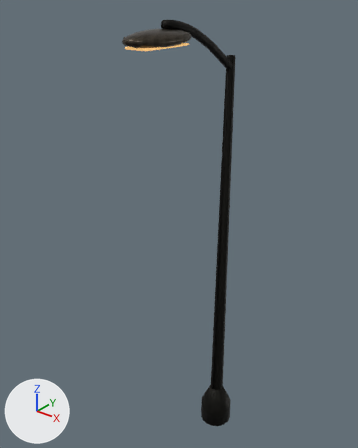
What one commit did to the glTF model examples/game-hanoi-city/assets/hq/street/den_duong_01_lod1.glb.
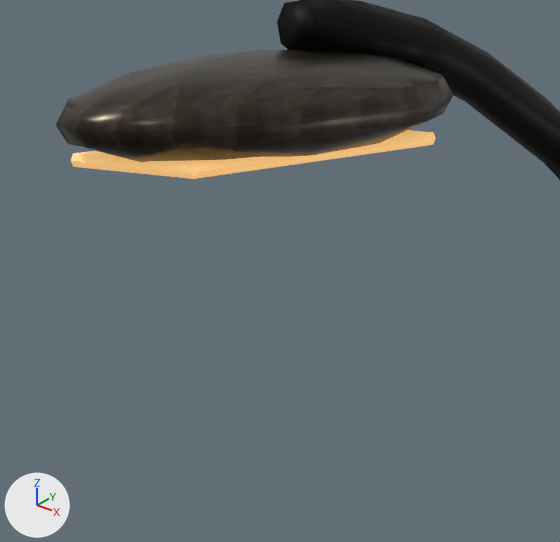
There are two pictures of each version: one whole from a 50 mm lens placed at (2.5, -3.85, 4.87), pointed at (-0.22, -0.46, 2.77), one close up on the part from 31% to 59% of the width and 4% to 26% of the height. Arrows for +X, +Y and +Z are at lower left; the lights stay in place. The first two pictures are the older version.

The first close-up shows 'den_duong_01.001'.
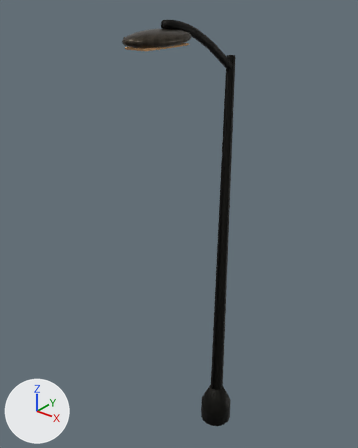
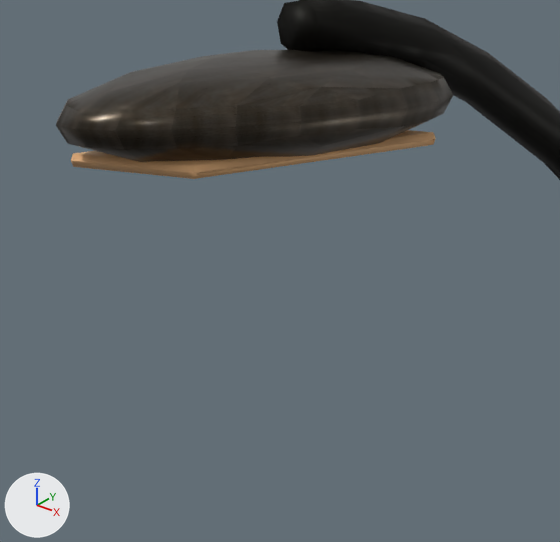
Pixel boxes [x1, y1, x2, y2] of what changed, in the close-ups (560 x 542 px):
'den_duong_01.001', surface changed (beige to brown): [71, 120, 436, 179] in both

The change, as a list of edits to the scene's bpy script:
```text
Change mat_scanned_joinery_metal_and_fittings:
    where n0 = _N.new('ShaderNodeBsdfPrincipled'); n0.name = 'Principled BSDF'
    remove n0.inputs[28].default_value = 0.65  # 'Emission Strength'
```
